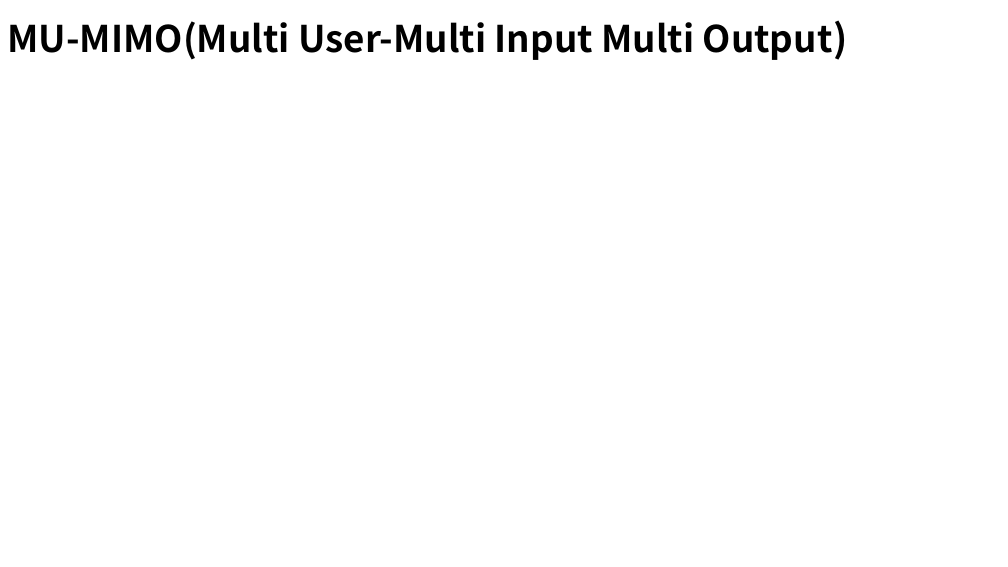
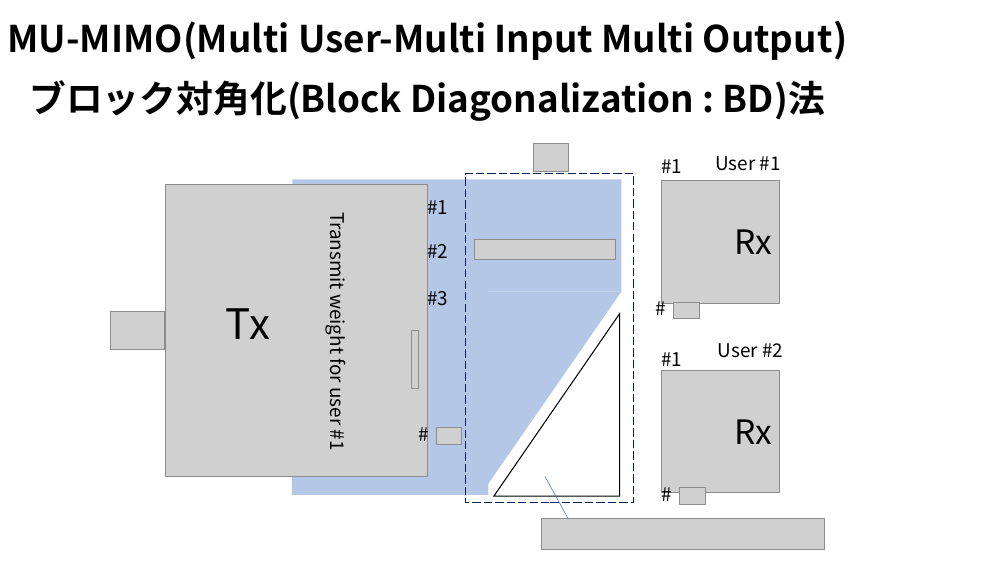
Before and after one commit to ryoww/seminar, a slide deck: slide 18 of MIMO/MU-MIMO.pptx (slide 16 before the commit). Drawn at 1008x567 pixels with LibreOffice and Linux fonts; fonts in the diff are those of the drawing; grey boxes stand for pictures; background and template pictures are left out. Boxes give left, top, right and bottom in pixels: in the first picture for what was removed or moved away, otherwise in the second. Text is boxed around its words. In the diff, an @@ line names an element or a change of style, - is before the commit and + after.

```diff
--- a/MIMO/MU-MIMO.pptx
+++ b/MIMO/MU-MIMO.pptx
@@ text added at [29,80,825,121], 35 pt, text #000000, bold @@
+ブロック対角化(Block Diagonalization : BD)法
@@ picture added at [534,143,569,171] @@
@@ rectangle added at [293,179,622,291], fill #B4C7E7 @@
@@ rectangle added at [465,174,634,503], outline #002060 1 pt dashed @@
@@ text added at [661,159,682,173], 18 pt, text #000000 @@
+#1
@@ text added at [715,156,781,171], 18 pt, text #000000 @@
+User #1
@@ picture added at [166,185,428,476] @@
@@ text added at [427,194,448,219], 18 pt, text #000000 @@
+#1
@@ picture added at [662,181,780,303] @@
@@ text added at [325,219,352,450], 18 pt, text #000000 @@
+Transmit weight for user #1
@@ text added at [427,238,448,263], 18 pt, text #000000 @@
+#2
@@ picture added at [474,239,616,260] @@
@@ text added at [734,229,772,254], 32 pt, text #000000 @@
+Rx
@@ rectangle added at [292,264,488,495], fill #B4C7E7 @@
@@ text added at [427,286,448,311], 18 pt, text #000000 @@
+#3
@@ right triangle added at [481,292,622,495], fill #B4C7E7 @@
@@ text added at [648,293,707,324], 18 pt, text #000000 @@
+#
@@ picture added at [110,312,164,349] @@
@@ text added at [226,308,270,339], 40 pt, text #000000 @@
+Tx
@@ right triangle added at [494,313,620,496], outline #000000 1 pt @@
@@ picture added at [674,302,699,319] @@
@@ picture added at [411,330,420,389] @@
@@ text added at [661,352,682,371], 18 pt, text #000000 @@
+#1
@@ text added at [718,343,783,358], 18 pt, text #000000 @@
+User #2
@@ picture added at [662,371,780,493] @@
@@ text added at [411,419,470,449], 18 pt, text #000000 @@
+#
@@ text added at [734,419,772,444], 32 pt, text #000000 @@
+Rx
@@ picture added at [437,428,462,444] @@
@@ line added from (545, 476) to (569, 519), #4472C4 0.5 pt @@
@@ text added at [654,479,713,509], 18 pt, text #000000 @@
+#
@@ picture added at [680,488,706,504] @@
@@ picture added at [542,518,825,550] @@
```
Also in this commit, not shown: 2 other slides changed, 5 slides added, 1 slide removed, 7 other files.
